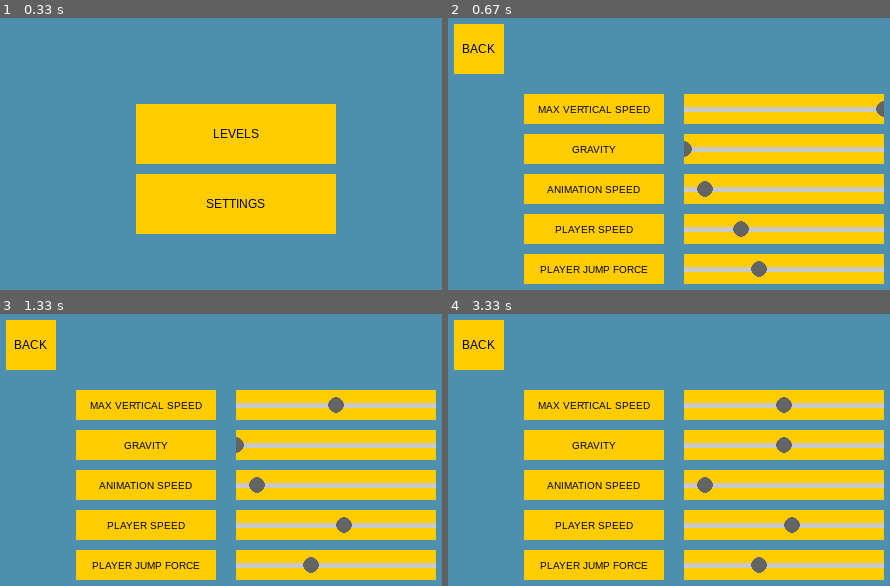
Above: before the commit, frames 1-4 (two rows, left to right).
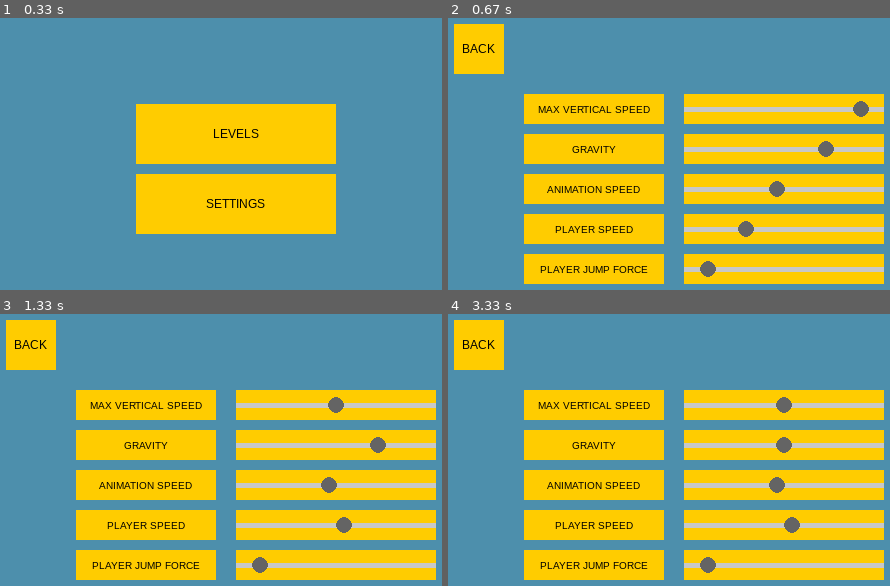
Above: after the commit, the same moments.

Repository: Rushan4ik/yandex_pygame_project
Game: pygame game, started from main.py
Two runs of this game, one before a commit and one after it. Both use one fixed random seed, a clock stepped at 60 frames per second and the inputs below.
Inputs (mouse positions are in pixels of both pictures, inside the frame that each line leads up to):
- Up to frame 1 (0.33 s): no input
- Up to frame 2 (0.67 s): click (682, 202) at 0.38 s
- Up to frame 3 (1.33 s): click (335, 403) at 0.88 s; press the mouse at (335, 403) at 1.2 s; move the mouse to (344, 515) at 1.3 s
- Up to frame 4 (3.33 s): release the mouse at (outside the picture) at 1.43 s; press the mouse at (783, 444) at 1.53 s; move the mouse to (642, 490) at 1.63 s; release the mouse at (505, 537) at 1.77 s; click (478, 343) at 1.88 s; press the mouse at (682, 430) at 2.37 s; move the mouse to (660, 528) at 2.47 s; release the mouse at (outside the picture) at 2.6 s; press the mouse at (478, 343) at 2.7 s; move the mouse to (496, 501) at 2.8 s; release the mouse at (outside the picture) at 2.93 s; press the mouse at (682, 498) at 3.03 s; move the mouse to (779, 433) at 3.13 s; release the mouse at (872, 365) at 3.27 s

Frame 1 is identical in both runs. In frame 2, 1.2% of the frame differs, in the area x 53-99%, y 30-96%; in frame 3, 0.9%; in frame 4, 0.6%.

Commit message:
добавление класса шипов

Diff:
--- a/configs.json
+++ b/configs.json
@@ -1 +1 @@
-{"MAX_VERTICAL_SPEED": 300, "GRAVITY_ACCELERATION": 10.0, "PLAYER_ANIMATION_SPEED": 0.3, "PLAYER_SPEED": 50, "PLAYER_JUMP_FORCE": 50}
+{"MAX_VERTICAL_SPEED": 271.4, "GRAVITY_ACCELERATION": 38.599999999999994, "PLAYER_ANIMATION_SPEED": 0.9834999999999999, "PLAYER_SPEED": 51.7, "PLAYER_JUMP_FORCE": 29.6}
--- a/game_components/entity.py
+++ b/game_components/entity.py
@@ -1,7 +1,7 @@
 from pygame.sprite import Sprite, AbstractGroup
-from json import load
 from game_components.animation import Animation
 from math_components import Vector
+from .utils import get_configs_param
 from pygame.mask import from_surface
 
 
@@ -9,9 +9,9 @@
     def __init__(self, image_name: str, frame_count: int, animation_speed: float,
                  position: tuple[int, int], size: tuple[int, int], velocity: tuple[int, int],
                  *groups: AbstractGroup):
-        json_value = load(open('configs.json'))
-        self.GRAVITY_ACCELERATION = json_value['GRAVITY_ACCELERATION']
-        self.MAX_VERTICAL_SPEED = json_value['MAX_VERTICAL_SPEED']
+
+        self.GRAVITY_ACCELERATION = get_configs_param('GRAVITY_ACCELERATION')
+        self.MAX_VERTICAL_SPEED = get_configs_param('MAX_VERTICAL_SPEED')
         super().__init__(*groups)
         self.on_ground, self.image_name = False, image_name
         self.velocity, self.animation = Vector(*velocity), Animation(image_name, size, frame_count, animation_speed)
--- a/game_components/level.py
+++ b/game_components/level.py
@@ -1,15 +1,18 @@
 from pygame.sprite import Group
 
 from game_components import Player, Wall, Camera, Entity
+from game_components.spike import Spike
 
 
 class Level:
     def __init__(self, window_size: tuple[int, int],
-                 walls: list[Wall], entities: list[Entity], spawn_point: tuple[int, int]):
+                 walls: list[Wall], spikes: list[Spike], entities: list[Entity], spawn_point: tuple[int, int]):
         self.entities = Group()
         self.entities.add(entities)
         self.walls = Group()
         self.walls.add(walls)
+        self.spikes = Group()
+        self.spikes.add(spikes)
         self.spawn_point = spawn_point
         self.player_group = Group()
         self.player = Player(self.spawn_point, (32, 31), (0, 0), self.player_group)
@@ -20,13 +23,17 @@
         self.player.on_ground = False
         for wall in self.walls:
             wall.handle_entity(self.player)
+        for spike in self.spikes:
+            if spike.handle_entity(self.player):
+                self.restart()
+                return
 
     def handle_event(self, event):
         self.player.update(event=event)
 
     def restart(self):
+        self.player.live_count -= 1
         self.player.set_position(*self.spawn_point)
-        self.player.live_count -= 1
 
     def draw(self, screen):
         self.walls.draw(screen)
--- a/game_components/player.py
+++ b/game_components/player.py
@@ -1,6 +1,6 @@
 import pygame
 from pygame.sprite import AbstractGroup
-from json import load
+from .utils import get_configs_param
 from game_components import Entity
 from configs import PLAYER_CONTROL_KEYS
 
@@ -11,10 +11,9 @@
 
     def __init__(self, position: tuple[int, int], size: tuple[int, int],
                  velocity: tuple[int, int], *groups: AbstractGroup):
-        json_value = load(open("configs.json"))
-        self.PLAYER_ANIMATION_SPEED = json_value['PLAYER_ANIMATION_SPEED']
-        self.PLAYER_SPEED = json_value['PLAYER_SPEED']
-        self.PLAYER_JUMP_FORCE = json_value['PLAYER_JUMP_FORCE']
+        self.PLAYER_ANIMATION_SPEED = get_configs_param('PLAYER_ANIMATION_SPEED')
+        self.PLAYER_SPEED = get_configs_param('PLAYER_SPEED')
+        self.PLAYER_JUMP_FORCE = get_configs_param('PLAYER_JUMP_FORCE')
         super().__init__(Player.IMAGE_NAME, Player.FRAME_COUNT, self.PLAYER_ANIMATION_SPEED,
                          position, size, velocity, *groups)
         self.right = self.left = False
--- /dev/null
+++ b/game_components/spike.py
@@ -0,0 +1,19 @@
+import pygame.draw
+from pygame import Surface, Color
+from pygame.mask import from_surface
+from pygame.sprite import Sprite, AbstractGroup, collide_mask
+from game_components import Player
+
+SPIKE_COLOR = Color(0, 0, 0)
+
+
+class Spike(Sprite):
+    def __init__(self, position: tuple[int, int], size: tuple[int, int], *groups: AbstractGroup):
+        super().__init__(*groups)
+        self.image = Surface(size)
+        w, h = size
+        pygame.draw.polygon(self.image, SPIKE_COLOR, [(0, h), (w // 2, 0), (w, h)])
+        self.rect, self.mask = self.image.get_rect().move(*position), from_surface(self.image)
+
+    def handle_entity(self, player: Player):
+        return bool(collide_mask(player, self))
--- a/game_components/utils.py
+++ b/game_components/utils.py
@@ -1,6 +1,7 @@
 import os
 import sys
 import pygame
+from json import load, dump
 
 
 def load_image(name, color_key=None):
@@ -19,3 +20,14 @@
     else:
         image = image.convert_alpha()
     return image
+
+
+def get_configs_param(name: str) -> float:
+    json_value = load(open('configs.json', 'r'))
+    return json_value[name]
+
+
+def set_configs_param(name: str, value: float) -> None:
+    json_value = load(open('configs.json', 'r'))
+    json_value[name] = value
+    dump(json_value, open('configs.json', 'w'))
--- a/screen_components/scene_settings.py
+++ b/screen_components/scene_settings.py
@@ -1,7 +1,7 @@
 import configs
 from screen_components import Scene
 from widgets import Button, Label, Slider
-from json import load, dump
+from game_components.utils import set_configs_param, get_configs_param
 
 
 class SettingsScene(Scene):
@@ -10,43 +10,23 @@
 
     def __init__(self, scene_manager):
         self.scene_manager = scene_manager
-        self.json_value = load(open('configs.json'))
         buttons = [Button((20, 20), (50, 50), "BACK", [Button.Handler(self.__set_main_menu)])]
         labels = []
         for i, text in enumerate(SettingsScene.PARAM_NAMES):
             labels.append(Label((90, 90 + 40 * i), (140, 30), text, font_size=10))
         sliders = [
-            Slider((250, 90), (200, 30), (40, 300), self.json_value['MAX_VERTICAL_SPEED'],
-                   [Slider.Handler(lambda value: self.set_max_vertical_speed(value))]),
-            Slider((250, 130), (200, 30), (10, 50), self.json_value['GRAVITY_ACCELERATION'],
-                   [Slider.Handler(lambda value: self.set_graviti_acceleration(value))]),
-            Slider((250, 170), (200, 30), (0.1, 2), self.json_value['PLAYER_ANIMATION_SPEED'],
-                   [Slider.Handler(lambda value: self.set_animation_speed(value))]),
-            Slider((250, 210), (200, 30), (30, 100), self.json_value['PLAYER_SPEED'],
-                   [Slider.Handler(lambda value: self.set_player_speed(value))]),
-            Slider((250, 250), (200, 30), (20, 100), self.json_value['PLAYER_JUMP_FORCE'],
-                   [Slider.Handler(lambda value: self.set_jump_force(value))])
+            Slider((250, 90), (200, 30), (40, 300), get_configs_param('MAX_VERTICAL_SPEED'),
+                   [Slider.Handler(lambda value: set_configs_param('MAX_VERTICAL_SPEED', value))]),
+            Slider((250, 130), (200, 30), (10, 50), get_configs_param('GRAVITY_ACCELERATION'),
+                   [Slider.Handler(lambda value: set_configs_param('GRAVITY_ACCELERATION', value))]),
+            Slider((250, 170), (200, 30), (0.1, 2), get_configs_param('PLAYER_ANIMATION_SPEED'),
+                   [Slider.Handler(lambda value: set_configs_param('PLAYER_ANIMATION_SPEED', value))]),
+            Slider((250, 210), (200, 30), (30, 100), get_configs_param('PLAYER_SPEED'),
+                   [Slider.Handler(lambda value: set_configs_param('PLAYER_SPEED', value))]),
+            Slider((250, 250), (200, 30), (20, 100), get_configs_param('PLAYER_JUMP_FORCE'),
+                   [Slider.Handler(lambda value: set_configs_param('PLAYER_JUMP_FORCE', value))])
         ]
         super().__init__(buttons, sliders, labels)
 
-    def set_max_vertical_speed(self, value):
-        self.json_value['MAX_VERTICAL_SPEED'] = value
-
-    def set_graviti_acceleration(self, value):
-        self.json_value['GRAVITY_ACCELERATION'] = value
-
-    def set_animation_speed(self, value):
-        self.json_value['PLAYER_ANIMATION_SPEED'] = value
-
-    def set_player_speed(self, value):
-        self.json_value['PLAYER_SPEED'] = value
-
-    def set_jump_force(self, value):
-        self.json_value['PLAYER_JUMP_FORCE'] = value
-
     def __set_main_menu(self):
-        self.save()
         self.scene_manager.set_main_menu_scene()
-
-    def save(self):
-        dump(self.json_value, open('configs.json', 'w'))
--- a/widgets/slider.py
+++ b/widgets/slider.py
@@ -14,8 +14,8 @@
             self.callback(value)
 
     def __init__(self, position: tuple[int, int],
-                 size: tuple[int, int], min_max_value: tuple, value: int,
-                 handlers: list[Handler] | None = None,
+                 size: tuple[int, int], min_max_value: tuple[float, float],
+                 value: int | float, handlers: list[Handler] | None = None,
                  background_color: Color = Color(255, 204, 0),
                  *groups: AbstractGroup):
         super().__init__(*groups)
